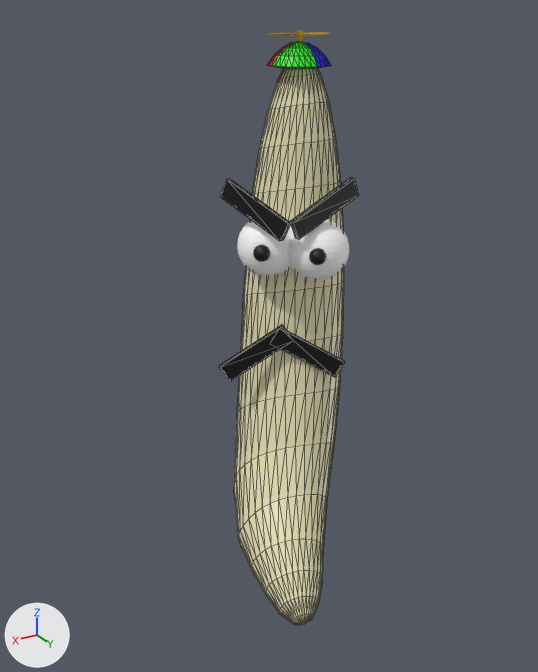
Renders of the glTF model Assets/Banana_man/banana_villian.glb from each side of a commit.
The view is the same before and after, from a camera (50 mm lens) standing at (1.31, 2.16, 1.37) and looking at (0.11, 0.15, 0.37). The axes (+X, +Y, +Z) are drawn at lower left. The lights are the same throughout. Mesh edges are drawn as thin lines on the coarser meshes. Where no turn or scale is listed for an object, it has been applied to the vertices. Vertices at the same position are counted once.
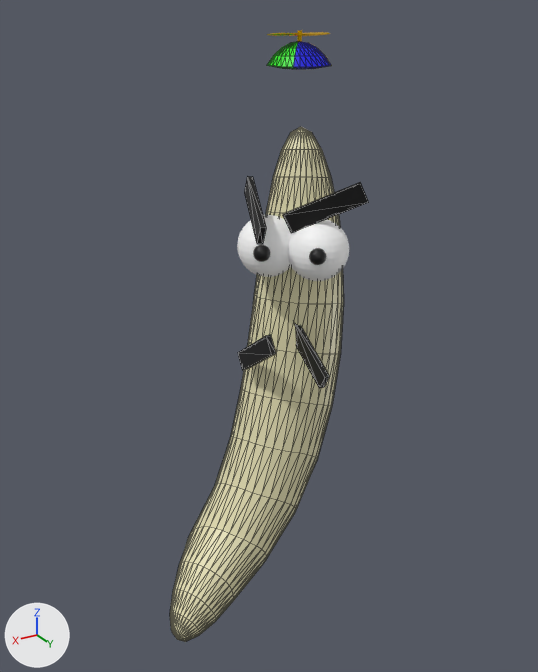
Where the newer file only moved an object's origin or applied its transform, the numbers keep the older frame.

What the commit changed:
me_sphere has 482 vertices, 960 faces and spans x -1.51..1.6, y -1.15..3.21, z -1.5..0.65.
me_sphere is used by ob_banana; location (0.0, 0.0, 0.0); rotation (0.0, 0.0, 3.142), in degrees (0, 0, 180); scale (-0.18, -0.18, -0.843).
me_sphere part 1: the whole mesh is turned -43.1 degrees about the z axis through its middle, then moved by (0.55, -0.69, 0.28).
Object 'Cube' (ob_cube) turns from (-5.7, 156, -67) to (174, 24, 70) degrees about x, y and z.
Object 'Cube.001' (ob_cube_001) turns from (174, 24, 3.5) to (174, 24, -40) degrees about x, y and z.
Object 'Cube.002' (ob_cube_002) turns from (0, -146, -28) to (0, -146, -93) degrees about x, y and z.
Object 'Cube.003' (ob_cube_003) turns from (0, 149, -28) to (0, 149, -93) degrees about x, y and z.
Object 'Hat' (ob_hat) turns from (0, 0, 0) to (0, 0, -43) degrees about x, y and z.

Changed parts and their boxes [x1, y1, x2, y2] in the pictures (538 x 672 px):
'Banana', mesh turned: before [234, 68, 344, 626]; after [170, 127, 344, 642]
'Cube.001', turned: before [290, 178, 359, 240]; after [283, 182, 368, 233]
'Cube', turned: before [220, 179, 291, 241]; after [244, 176, 266, 244]
'Cube.003', turned: before [273, 327, 345, 377]; after [295, 324, 329, 388]
'Cube.002', turned: before [219, 325, 293, 381]; after [238, 335, 276, 370]
'Hat', turned: [267, 42, 331, 69] in both
